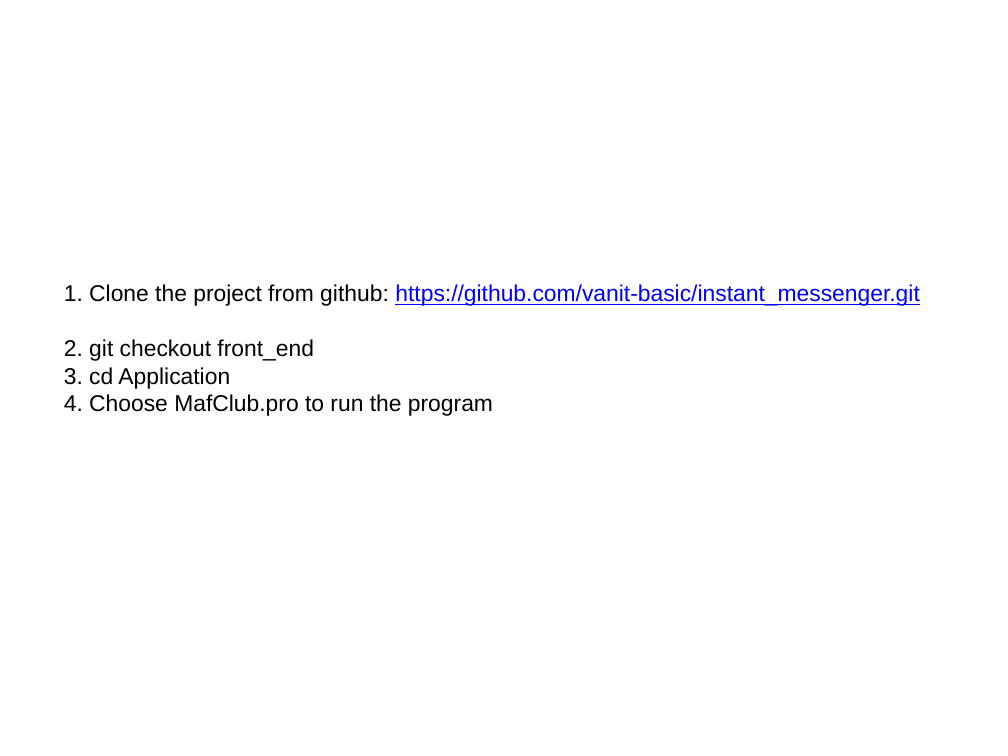
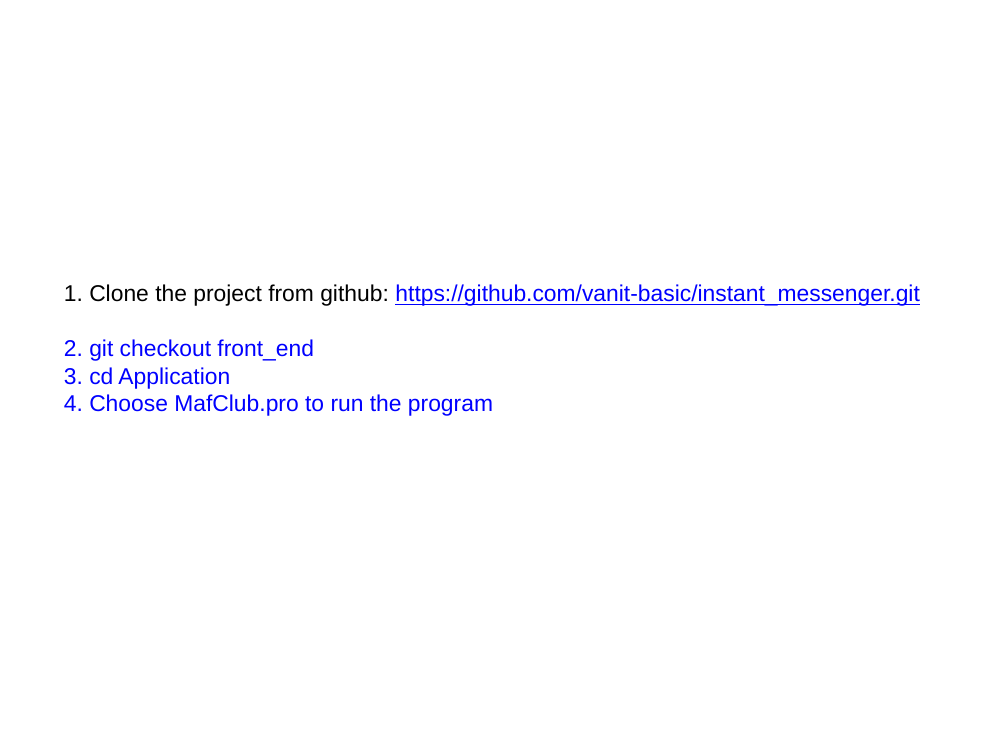
Before and after one commit to vanit-basic/instant_messenger, a slide deck: slide 8 of Documentation/Documentation.pptx. Drawn at 1008x756 pixels with LibreOffice and Linux fonts; fonts in the diff are those of the drawing; background and template pictures are left out. Boxes give left, top, right and bottom in pixels: in the first picture for what was removed or moved away, otherwise in the second. Text is boxed around its words. In the diff, an @@ line names an element or a change of style, - is before the commit and + after.

```diff
--- a/Documentation/Documentation.pptx
+++ b/Documentation/Documentation.pptx
@@ text at [64, 339, 493, 416]: text colour #000000 to #0000FF in "2. git checkout front_end", "3. cd Application", "4. Choose MafClub.pro to run the program" @@
```
Also in this commit, not shown: 2 other slides changed, 1 other file.
